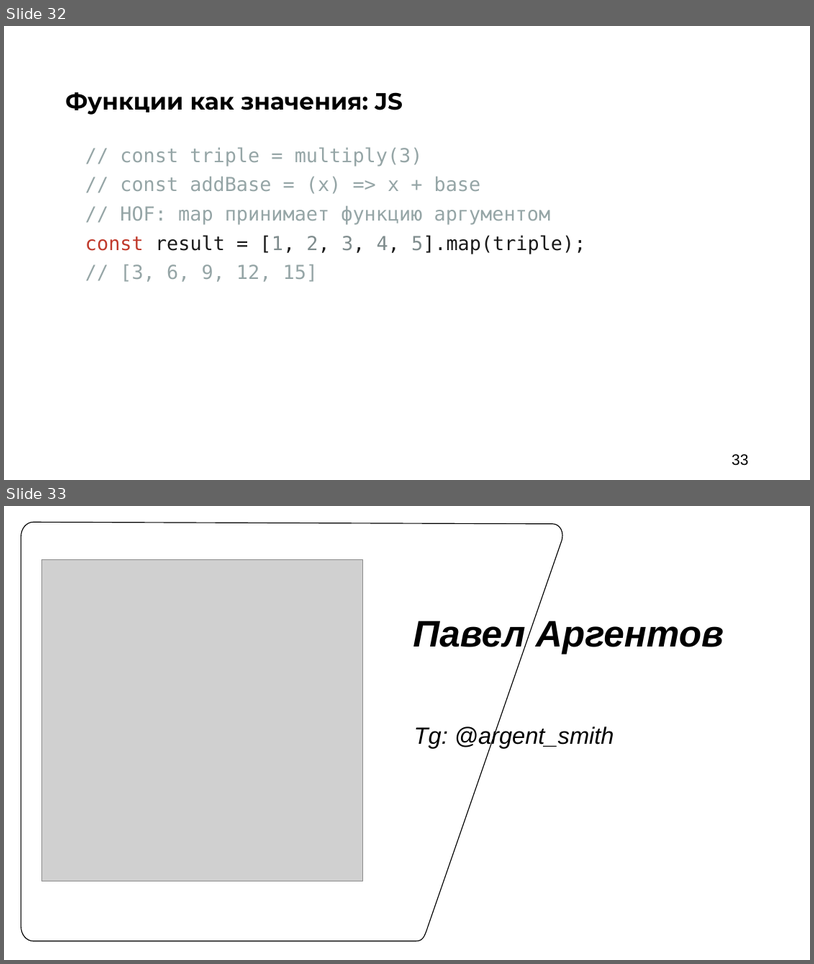
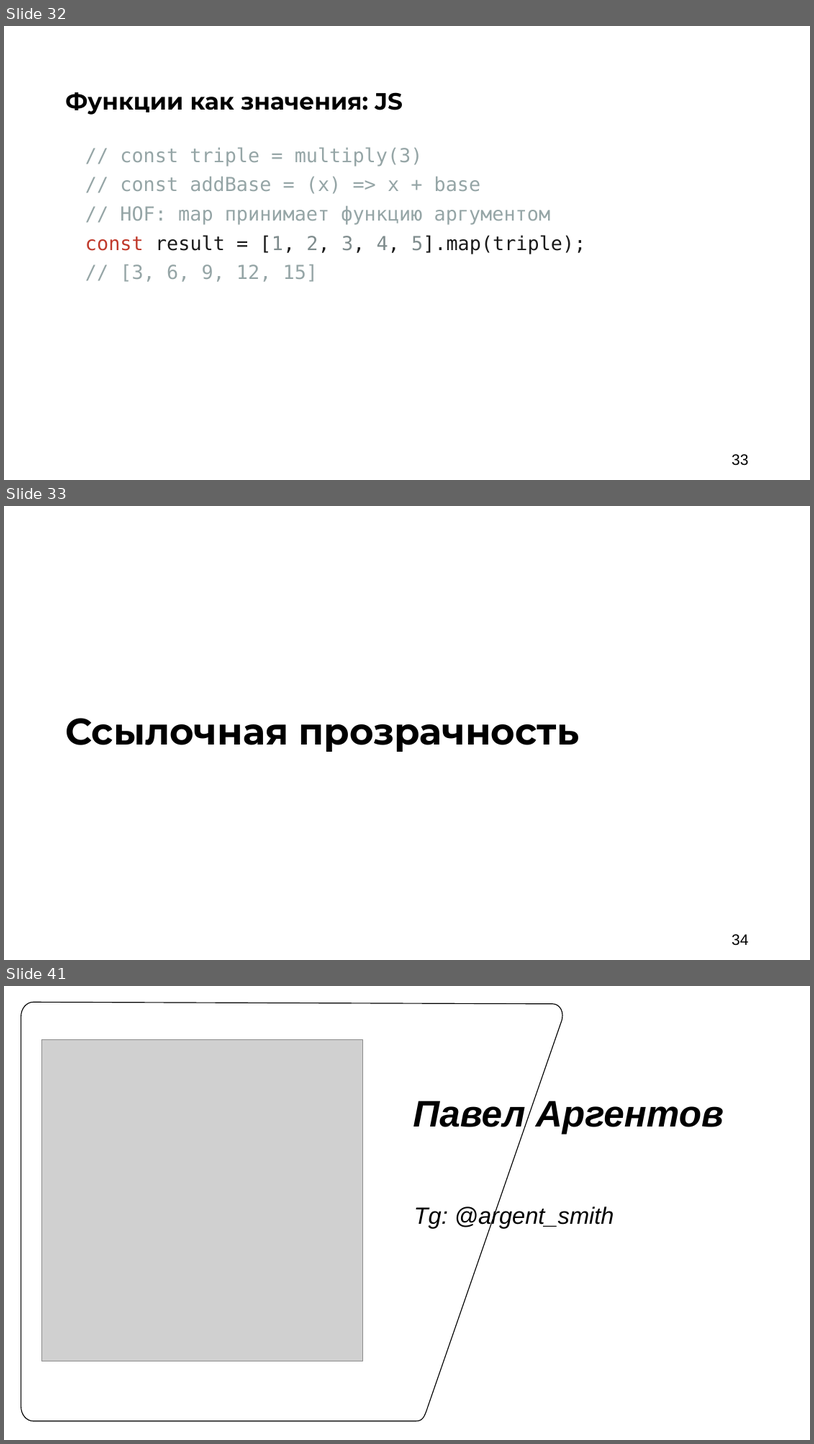
Before and after one commit to argent-smith/presentations, a slide deck: FP_Talk_2026/nastachku/final_presentation.pptx. Shown one above the other, each under a label of ours: slides 32 and 33 before the commit, slides 32, 33 and 41 after it; the slides between them are not shown. The pictures are 814x964 and 814x1444 pixels, drawn with LibreOffice and Linux fonts; fonts in the diff are those of the drawing; grey boxes stand for pictures; background and template pictures are left out. Boxes give left, top, right and bottom in pixels: in the first picture for what was removed or moved away, otherwise in the second. Text is boxed around its words. In the diff, an @@ line names an element or a change of style, - is before the commit and + after.

```diff
--- a/FP_Talk_2026/nastachku/final_presentation.pptx
+++ b/FP_Talk_2026/nastachku/final_presentation.pptx
@@ slide 33 added at bbox=[4, 506, 810, 960], background #FFFFFF @@
@@ title added at bbox=[65, 718, 579, 752], 44 pt, text #000000, bold @@
+Ссылочная прозрачность
@@ page number added at bbox=[732, 934, 748, 945], 18 pt, text #000000 @@
+34
@@ what was slide 33 is now slide 41 @@
```
Also in this commit, not shown: 7 other slides added, 1 other file.
